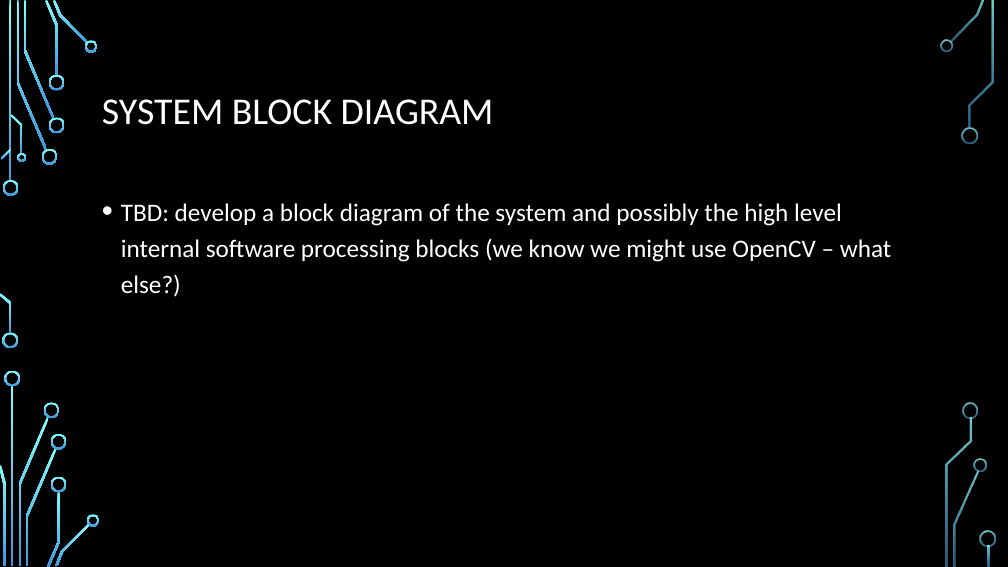
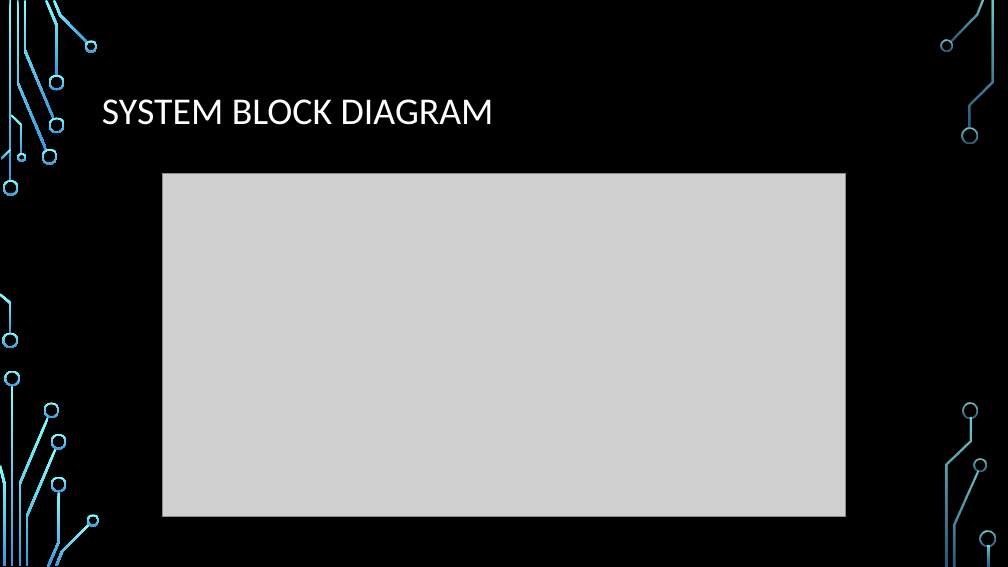
Before and after one commit to Scarabyte/SSW690-Project, a slide deck: slide 4 of docs/Presentations/Computer Vision Driving Aids Project Overview.pptx. Drawn at 1008x567 pixels with LibreOffice and Linux fonts; fonts in the diff are those of the drawing; grey boxes stand for pictures; background and template pictures are left out. Boxes give left, top, right and bottom in pixels: in the first picture for what was removed or moved away, otherwise in the second. Text is boxed around its words. In the diff, an @@ line names an element or a change of style, - is before the commit and + after.

Commit message:
Added system diagram, safety & reliability
Also made some minor changes - included Android as an alternate platform. Added our team name and (hopefully) funny graphic as a conclusion. Completed #2, #6 and #7 tasks.

```diff
--- a/docs/Presentations/Computer Vision Driving Aids Project Overview.pptx
+++ b/docs/Presentations/Computer Vision Driving Aids Project Overview.pptx
@@ picture added at (163, 173, 846, 516) @@
@@ text removed at (121, 203, 892, 297) @@
-• TBD: develop a block diagram of the system and possibly the high level internal software processing blocks (we know we might use OpenCV – what else?)
```
Also in this commit, not shown: 3 other slides changed, 2 slides added, 1 slide removed.
